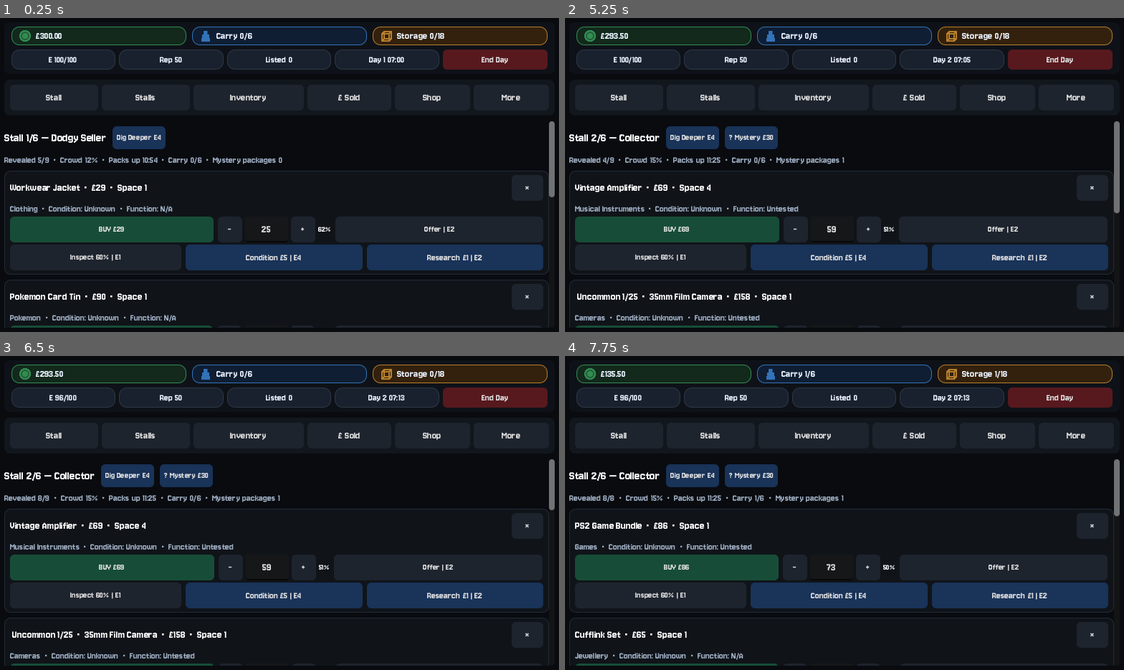
Above: before the commit, frames 1-4 (two rows, left to right).
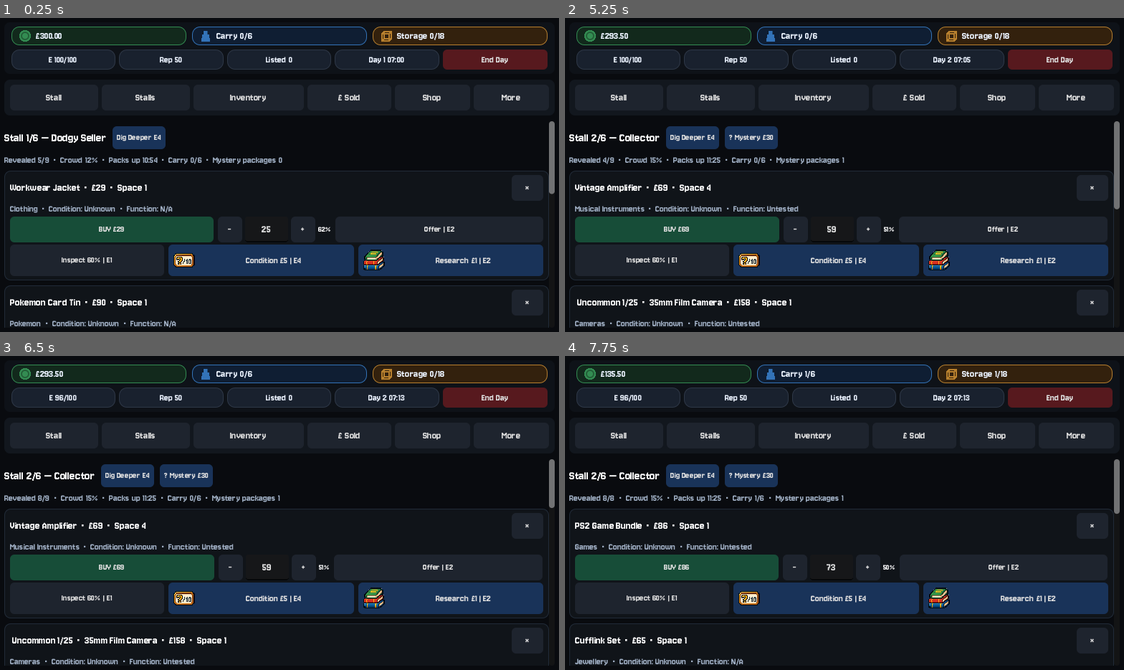
Above: after the commit, the same moments.

Repository: wmilburn1997-ai/car-boot-reseller
Game: Godot game, scene res://Main.tscn
The game is run twice, just before and just after one commit, with the same random seed, the same clock (stepped at 60 frames per second) and the same inputs.
Inputs:
- Up to frame 1 (0.25 s): no input
- Up to frame 2 (5.25 s): click "Stall" at 0.5 s; click "Inventory" at 1.25 s; click "UNLISTED (0)" at 2 s; click "LISTED (0)" at 2.75 s; click "End Day" at 3.5 s; click "Stalls" at 4.25 s; click "Go | 5 min" at 5 s
- Up to frame 3 (6.5 s): click "Dig Deeper E4" at 5.75 s
- Up to frame 4 (7.75 s): click "×" at 6.5 s; click "BUY £158" at 7.25 s

The runs differ from the first frame. In frame 1, 4.1% of the frame differs, in the area x 0-100%, y 55-99%; in frame 2, 4.5%, in the area x 0-100%, y 60-99%; in frame 3, 4.5%; in frame 4, 4.0%.

Commit message:
Add Condition, Research, Test, and Authenticate icons

Diff:
--- a/main.gd
+++ b/main.gd
@@ -146,6 +146,10 @@
 var tooltip_panel
 var status_hide_timer
 var deep_research_icon
+var condition_icon
+var research_icon
+var test_icon
+var authenticate_icon
 var blocked_popup
 var blocked_popup_label
 var blocked_popup_timer
@@ -255,6 +259,14 @@
 func _ready():
 	if ResourceLoader.exists("res://deep_research_icon.png"):
 		deep_research_icon = load("res://deep_research_icon.png")
+	if ResourceLoader.exists("res://condition_icon.png"):
+		condition_icon = load("res://condition_icon.png")
+	if ResourceLoader.exists("res://research_icon.png"):
+		research_icon = load("res://research_icon.png")
+	if ResourceLoader.exists("res://test_icon.png"):
+		test_icon = load("res://test_icon.png")
+	if ResourceLoader.exists("res://authenticate_icon.png"):
+		authenticate_icon = load("res://authenticate_icon.png")
 	rng.randomize()
 	reset_day_stats()
 	generate_weekly_trends()
@@ -667,6 +679,12 @@
 func apply_price_highlight(item, action_key, before_max, after_max):
 	item["highlight_action"] = action_key
 	item["highlight_color"] = "gold" if after_max < before_max else "yellow"
+
+func apply_button_icon(button, icon_tex):
+	if icon_tex != null:
+		button.icon = icon_tex
+		button.add_theme_constant_override("icon_max_width", 32)
+		button.texture_filter = CanvasItem.TEXTURE_FILTER_NEAREST
 
 func get_highlight_color(item, action_key):
 	if item["highlight_action"] != action_key:
@@ -1246,11 +1264,11 @@
 					stall_condition_note += "\n[color=#e88c7a][!] Hidden flaw found: %s[/color]" % item["fault_severity"]
 				else:
 					stall_condition_note += "\n[color=#8cd98f]No hidden defects found.[/color]"
-			card.add_child(make_completed_action_box("Condition Checked", stall_condition_note, get_highlight_color(item, "condition")))
+			card.add_child(make_completed_action_box("Condition Checked", stall_condition_note, get_highlight_color(item, "condition"), condition_icon))
 
 		if item["basic_researched"]:
 			var stall_research_note = "Researched Prices: %s  •  [color=#e08fd0]Rare-variant gamble: ~%.0f%%[/color]" % [item["basic_comps"], float(item["locked_gamble_hint"]) * 100.0]
-			card.add_child(make_completed_action_box("Researched", stall_research_note, get_highlight_color(item, "research")))
+			card.add_child(make_completed_action_box("Researched", stall_research_note, get_highlight_color(item, "research"), research_icon))
 
 		var top_row = HFlowContainer.new()
 		top_row.size_flags_horizontal = Control.SIZE_EXPAND_FILL
@@ -1369,6 +1387,7 @@
 			style_button(condition_button, "action")
 			condition_button.add_theme_font_size_override("font_size", 14)
 			condition_button.pressed.connect(Callable(self, "check_condition").bind(i))
+			apply_button_icon(condition_button, condition_icon)
 			actions.add_child(condition_button)
 
 		if not item["basic_researched"]:
@@ -1379,6 +1398,7 @@
 			style_button(research_button, "action")
 			research_button.add_theme_font_size_override("font_size", 14)
 			research_button.pressed.connect(Callable(self, "prebuy_research").bind(i))
+			apply_button_icon(research_button, research_icon)
 			actions.add_child(research_button)
 
 	footer_label.text = ""
@@ -2026,11 +2046,12 @@
 					condition_note += "\n[color=#e88c7a][!] Hidden flaw found: %s[/color]" % item["fault_severity"]
 				else:
 					condition_note += "\n[color=#8cd98f]No hidden defects found.[/color]"
-			card.add_child(make_completed_action_box("Condition Checked", condition_note, get_highlight_color(item, "condition")))
+			card.add_child(make_completed_action_box("Condition Checked", condition_note, get_highlight_color(item, "condition"), condition_icon))
 		else:
 			var inv_condition_button = Button.new()
 			inv_condition_button.text = "Condition £5 | E4"
 			inv_condition_button.pressed.connect(Callable(self, "inventory_check_condition").bind(i))
+			apply_button_icon(inv_condition_button, condition_icon)
 			inv_condition_button.tooltip_text = "Reveals the exact Condition score, and — for non-electronic items — any hidden defect. Only reliable way to know for sure if you skipped it before buying."
 			inv_condition_button.size_flags_horizontal = Control.SIZE_EXPAND_FILL
 			style_button(inv_condition_button, "action")
@@ -2038,11 +2059,12 @@
 			actions.add_child(inv_condition_button)
 
 		if item["basic_researched"]:
-			card.add_child(make_completed_action_box("Researched", "Researched Prices: %s" % item["basic_comps"], get_highlight_color(item, "research")))
+			card.add_child(make_completed_action_box("Researched", "Researched Prices: %s" % item["basic_comps"], get_highlight_color(item, "research"), research_icon))
 		else:
 			var basic_button = Button.new()
 			basic_button.text = "Research £1 | E2"
 			basic_button.pressed.connect(Callable(self, "inventory_basic_research").bind(i))
+			apply_button_icon(basic_button, research_icon)
 			basic_button.tooltip_text = "Sold-price comparables for this item. Evidence only, one-time."
 			basic_button.size_flags_horizontal = Control.SIZE_EXPAND_FILL
 			style_button(basic_button, "action")
@@ -2076,11 +2098,12 @@
 
 		if item["testable"]:
 			if item["tested"]:
-				card.add_child(make_completed_action_box("Tested", item["test_note"]))
+				card.add_child(make_completed_action_box("Tested", item["test_note"], "#b8dcff", test_icon))
 			else:
 				var test_button = Button.new()
 				test_button.text = "Test £2 | E5\nFault chance: %.0f%%" % (float(item["fault_chance"]) * 100.0)
 				test_button.pressed.connect(Callable(self, "test_item").bind(i))
+				apply_button_icon(test_button, test_icon)
 				test_button.custom_minimum_size.y = 48
 				test_button.tooltip_text = "Reveals whether this electronic item actually works. Required before it can be listed."
 				test_button.size_flags_horizontal = Control.SIZE_EXPAND_FILL
@@ -2089,11 +2112,12 @@
 				actions.add_child(test_button)
 
 		if item["auth_attempted"]:
-			card.add_child(make_completed_action_box("Authenticated — %s" % item["auth_status"], item["auth_note"]))
+			card.add_child(make_completed_action_box("Authenticated — %s" % item["auth_status"], item["auth_note"], "#b8dcff", authenticate_icon))
 		else:
 			var auth_button = Button.new()
 			auth_button.text = "Authenticate £%d | E6\nAccuracy: %.0f%%" % [int(authentication_cost(item)), authentication_accuracy(item) * 100.0]
 			auth_button.pressed.connect(Callable(self, "authenticate_item").bind(i))
+			apply_button_icon(auth_button, authenticate_icon)
 			auth_button.custom_minimum_size.y = 48
 			auth_button.tooltip_text = "Checks for counterfeits. Not perfectly accurate, and confirmed fakes can't be sold normally — but selling unauthenticated carries its own return risk."
 			auth_button.size_flags_horizontal = Control.SIZE_EXPAND_FILL
@@ -2335,7 +2359,7 @@
 	var interest = buyer_interest_score(item, price)
 	var chance = clamp(0.05 + interest * 0.47, 0.04, 0.55)
 	var expected_days = max(1, int(round(1.0 / chance)))
-	return "Est. time to sell ~%d day%s at %d%% daily chance." % [expected_days, "" if expected_days == 1 else "s"]
+	return "Est. time to sell ~%d day%s at %d%% daily chance." % [expected_days, "" if expected_days == 1 else "s", int(round(chance * 100.0))]
 
 func fault_is_known(item):
 	if item["testable"]:
@@ -3086,6 +3110,12 @@
 	show_shop()
 
 var patch_notes = [
+	{"version": "Latest — 09/09/2026 18:45", "notes": [
+		"Added icons for Condition, Research, Test, and Authenticate — same 32×32 crisp pixel-art treatment as Deep Research, shown on both the active button and its completed result box, on the stall page and Inventory alike",
+	]},
+	{"version": "Latest — 09/09/2026 18:25", "notes": [
+		"Fixed a real crash in Inventory: format_sale_estimate() was missing an argument for its daily-chance percentage, left over from an earlier edit — this was throwing a red error every time the Inventory listing screen rendered",
+	]},
 	{"version": "Latest — 09/09/2026 18:10", "notes": [
 		"Added a Deep Research icon (32×32, crisp pixel-art filtering) next to the Deep Research text — shown consistently on the button itself and on its completed result box",
 	]},
Binary file added: authenticate_icon.png
Binary file added: condition_icon.png
Binary file added: research_icon.png
Binary file added: test_icon.png
Not shown, changed: docs/index.html
Not shown, changed: docs/index.pck
